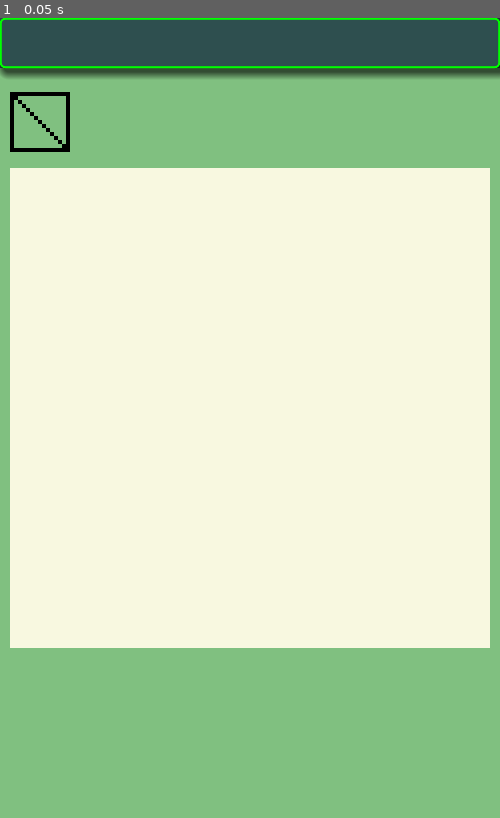
Above: before the commit, frame 1.
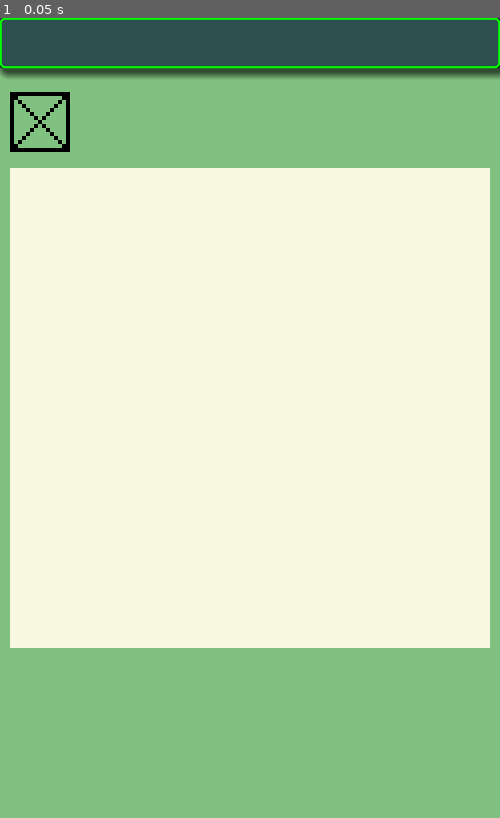
Above: after the commit, the same moment.

Repository: vivisuke/SakuSakuMosaic
Game: Godot game, scene res://MainScene.tscn
Same seed, same stepped clock (60 frames per second), same inputs: the game is played once before the commit and once after it.
Inputs:
- Up to frame 1 (0.05 s): no input

The runs differ from the first frame. In frame 1, less than 0.1% of the frame differs, in the area x 2-14%, y 9-17%.

Commit message:
0007 ◎ C 08/12 08/15 0.001│ToDo│Global.gd 追加

Diff:
--- /dev/null
+++ b/SakuSakuMosaic/Global.gd
@@ -0,0 +1,14 @@
+extends Node2D
+
+
+const SCREEN_WIDTH = 500.0
+const SCREEN_HEIGHT = 800.0
+const BOARD_WIDTH = 480.0
+const BOARD_HEIGHT = BOARD_WIDTH
+
+const N_IMG_CELL_HORZ = 15		# 画像 セル数
+const N_IMG_CELL_VERT = 15		# 画像 セル数
+const CELL_WIDTH = BOARD_WIDTH / N_IMG_CELL_HORZ
+
+func _ready():
+	pass # Replace with function body.
--- /dev/null
+++ b/SakuSakuMosaic/Global.tscn
@@ -0,0 +1,6 @@
+[gd_scene load_steps=2 format=2]
+
+[ext_resource path="res://Global.gd" type="Script" id=1]
+
+[node name="Global" type="Node2D"]
+script = ExtResource( 1 )
--- /dev/null
+++ b/SakuSakuMosaic/Grid.gd
@@ -0,0 +1,16 @@
+extends ColorRect
+
+
+# Declare member variables here. Examples:
+# var a = 2
+# var b = "text"
+
+
+# Called when the node enters the scene tree for the first time.
+func _ready():
+	pass # Replace with function body.
+
+
+# Called every frame. 'delta' is the elapsed time since the previous frame.
+#func _process(delta):
+#	pass
--- a/SakuSakuMosaic/MainScene.tscn
+++ b/SakuSakuMosaic/MainScene.tscn
@@ -1,7 +1,8 @@
-[gd_scene load_steps=4 format=2]
+[gd_scene load_steps=5 format=2]
 
 [ext_resource path="res://TitleBar.gd" type="Script" id=1]
 [ext_resource path="res://images/black-4x4.png" type="Texture" id=2]
+[ext_resource path="res://Grid.gd" type="Script" id=3]
 
 [sub_resource type="TileSet" id=1]
 0/name = "black-4x4.png 0"
@@ -43,7 +44,7 @@
 tile_set = SubResource( 1 )
 cell_size = Vector2( 4, 4 )
 format = 1
-tile_data = PoolIntArray( 0, 0, 0, 1, 0, 0, 2, 0, 0, 3, 0, 0 …(95 unchanged characters)…  14, 0, 0, 65536, 0, 0, 65537, 0, 0, 65550, 0, 0, 131072, 0, 0, 131074, 0, 0, 131086, 0, 0, 196608, 0, 0, 196611, 0, 0, 196622, 0, 0, 262144, 0, 0, 262148, 0, 0, 262158, 0, 0, 327680, 0, 0, 327685, 0, 0, 327694, 0, 0, 393216, 0, 0, 393222, 0, 0, 393230, 0, 0, 458752, 0, 0, 458759, 0, 0, 458766, 0, 0, 524288, 0, 0, 524296, 0, 0, 524302, 0, 0, 589824, 0, 0, 589833, 0, 0, 589838, 0, 0, 655360, 0, 0, 655370, 0, 0, 655374, 0, 0, 720896, 0, 0, 720907, 0, 0, 720910, 0, 0, 786432, 0, 0, 786444, 0, 0, 786446, 0, 0, 851968, 0, 0, 851981, 0, 0, 851982, 0, 0, 9175 …(206 unchanged characters)…
+tile_data = PoolIntArray( 0, 0, 0, 1, 0, 0, 2, 0, 0, 3, 0, 0 …(95 unchanged characters)…  14, 0, 0, 65536, 0, 0, 65537, 0, 0, 65549, 0, 0, 65550, 0, 0, 131072, 0, 0, 131074, 0, 0, 131084, 0, 0, 131086, 0, 0, 196608, 0, 0, 196611, 0, 0, 196619, 0, 0, 196622, 0, 0, 262144, 0, 0, 262148, 0, 0, 262154, 0, 0, 262158, 0, 0, 327680, 0, 0, 327685, 0, 0, 327689, 0, 0, 327694, 0, 0, 393216, 0, 0, 393222, 0, 0, 393224, 0, 0, 393230, 0, 0, 458752, 0, 0, 458759, 0, 0, 458766, 0, 0, 524288, 0, 0, 524294, 0, 0, 524296, 0, 0, 524302, 0, 0, 589824, 0, 0, 589829, 0, 0, 589833, 0, 0, 589838, 0, 0, 655360, 0, 0, 655364, 0, 0, 655370, 0, 0, 655374, 0, 0, 720896, 0, 0, 720899, 0, 0, 720907, 0, 0, 720910, 0, 0, 786432, 0, 0, 786434, 0, 0, 786444, 0, 0, 786446, 0, 0, 851968, 0, 0, 851969, 0, 0, 851981, 0, 0, 851982, 0, 0, 9175 …(206 unchanged characters)…
 
 [node name="BoardBG" type="ColorRect" parent="."]
 margin_left = 10.0
@@ -58,3 +59,9 @@
 [node name="TileMap" type="TileMap" parent="BoardBG"]
 cell_size = Vector2( 32, 32 )
 format = 1
+
+[node name="Grid" type="ColorRect" parent="BoardBG"]
+margin_right = 40.0
+margin_bottom = 40.0
+color = Color( 1, 1, 1, 0 )
+script = ExtResource( 3 )
--- a/SakuSakuMosaic/project.godot
+++ b/SakuSakuMosaic/project.godot
@@ -14,6 +14,10 @@
 run/main_scene="res://MainScene.tscn"
 config/icon="res://icon.png"
 
+[autoload]
+
+Global="*res://Global.gd"
+
 [display]
 
 window/size/width=500
Not shown, changed: SakuSakuMozaic.spr
